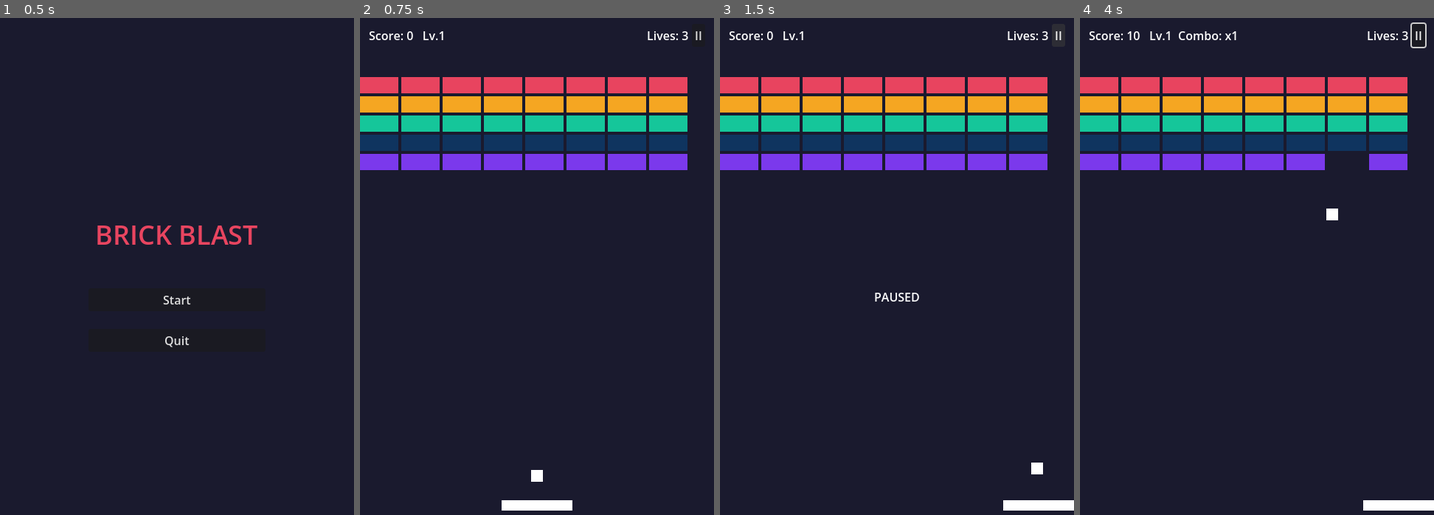
Above: before the commit, frames 1-4 (left to right).
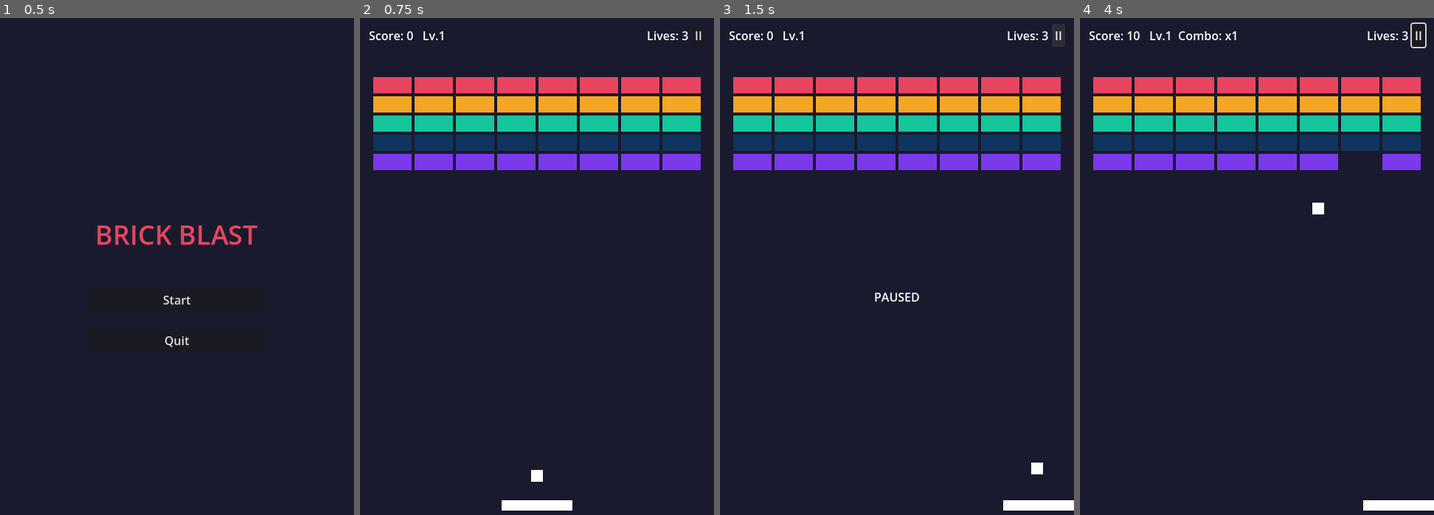
Above: after the commit, the same moments.

Repository: WSQS/brick-blast
Game: Godot game, scene res://scene/menu.tscn
The game is run twice, just before and just after one commit, with the same random seed, the same clock (stepped at 60 frames per second) and the same inputs.
Inputs (mouse positions are in pixels of both pictures, inside the frame that each line leads up to):
- Up to frame 1 (0.5 s): no input
- Up to frame 2 (0.75 s): click "Start" at 0.5 s
- Up to frame 3 (1.5 s): click "II" at 1.25 s
- Up to frame 4 (4 s): tap Enter (ui_accept) at 2, 2.27, 2.75 s; move the mouse to (1334, 256) at 2.02 s; hold Right (ui_right) 2.03-2.75 s; hold Shift 2.03-2.75 s; click (1334, 256) at 2.17 s; drag from (1186, 311) to (1239, 390) at 2.77 s; move the mouse to (1292, 167) at 3.52 s; hold Right (ui_right) from 3.53 s (still down); tap Ctrl at 3.6 s

Frame 1 is identical in both runs. In frame 2, 3.1% of the frame differs, in the area x 0-97%, y 11-31%; in frame 3, 3.1%; in frame 4, 3.4%, in the area x 0-97%, y 11-41%.

Commit message:
feat(layout): center ASCII brick grids with target_width

Diff:
--- a/levels/checker.tres
+++ b/levels/checker.tres
@@ -35,6 +35,7 @@
 cell_size = Vector2(52, 22)
 grid_origin = Vector2(0, 80)
 gap = 4.0
+target_width = 480.0
 
 [resource]
 script = ExtResource("1_level_data")
--- a/levels/diamond.tres
+++ b/levels/diamond.tres
@@ -35,6 +35,7 @@
 cell_size = Vector2(52, 22)
 grid_origin = Vector2(0, 80)
 gap = 4.0
+target_width = 480.0
 
 [resource]
 script = ExtResource("1_level_data")
--- a/levels/frame.tres
+++ b/levels/frame.tres
@@ -35,6 +35,7 @@
 cell_size = Vector2(52, 22)
 grid_origin = Vector2(0, 80)
 gap = 4.0
+target_width = 480.0
 
 [resource]
 script = ExtResource("1_level_data")
--- a/levels/full_grid.tres
+++ b/levels/full_grid.tres
@@ -35,6 +35,7 @@
 cell_size = Vector2(52, 22)
 grid_origin = Vector2(0, 80)
 gap = 4.0
+target_width = 480.0
 
 [resource]
 script = ExtResource("1_level_data")
--- a/levels/pillars.tres
+++ b/levels/pillars.tres
@@ -35,6 +35,7 @@
 cell_size = Vector2(52, 22)
 grid_origin = Vector2(0, 80)
 gap = 4.0
+target_width = 480.0
 
 [resource]
 script = ExtResource("1_level_data")
--- a/script/ascii_layout.gd
+++ b/script/ascii_layout.gd
@@ -12,9 +12,18 @@
 @export var cell_size: Vector2 = Vector2(52, 22)
 @export var grid_origin: Vector2 = Vector2(0, 80)
 @export var gap: float = 4.0
+@export var target_width: float = 0.0
 
 
 func build(specs: Dictionary) -> Array[Dictionary]:
+	var x_offset: float = 0.0
+	if target_width > 0:
+		var max_cols := 0
+		for row in rows:
+			max_cols = maxi(max_cols, row.length())
+		if max_cols > 0:
+			var grid_width := max_cols * cell_size.x + (max_cols - 1) * gap
+			x_offset = (target_width - grid_width) / 2.0
 	var result: Array[Dictionary] = []
 	for row_idx in rows.size():
 		var row: String = rows[row_idx]
@@ -24,13 +33,13 @@
 				continue
 			if not specs.has(ch):
 				continue
-			var polygon := _cell_polygon(col_idx, row_idx)
+			var polygon := _cell_polygon(col_idx, row_idx, x_offset)
 			result.append({"polygon": polygon, "spec": specs[ch]})
 	return result
 
 
-func _cell_polygon(col: int, row: int) -> PackedVector2Array:
-	var x: float = grid_origin.x + col * (cell_size.x + gap) + cell_size.x / 2.0
+func _cell_polygon(col: int, row: int, x_offset: float = 0.0) -> PackedVector2Array:
+	var x: float = grid_origin.x + x_offset + col * (cell_size.x + gap) + cell_size.x / 2.0
 	var y: float = grid_origin.y + row * (cell_size.y + gap) + cell_size.y / 2.0
 	var hx: float = cell_size.x / 2.0
 	var hy: float = cell_size.y / 2.0
--- a/test/unit/test_ascii_layout.gd
+++ b/test/unit/test_ascii_layout.gd
@@ -91,6 +91,71 @@
 	assert_eq(_polygon_centroid(p1).x, 20.0, "Second cell center x = 20 (gap applied)")
 
 
+func test_full_grid_bounding_box_reveals_right_gap() -> void:
+	var layout := AsciiLayout.new()
+	layout.rows = ["RRRRRRRR", "OOOOOOOO", "GGGGGGGG", "BBBBBBBB", "PPPPPPPP"]
+	layout.cell_size = Vector2(52, 22)
+	layout.grid_origin = Vector2(0, 80)
+	layout.gap = 4.0
+	# target_width not set → no centering, left-aligned
+	var specs := {
+		"R": _make_spec(Color.RED),
+		"O": _make_spec(Color.ORANGE),
+		"G": _make_spec(Color.GREEN),
+		"B": _make_spec(Color.BLUE),
+		"P": _make_spec(Color.PURPLE),
+	}
+	var result: Array = layout.build(specs)
+
+	var min_x := INF
+	var max_x := -INF
+	for entry: Dictionary in result:
+		var poly: PackedVector2Array = entry["polygon"]
+		for v: Vector2 in poly:
+			min_x = minf(min_x, v.x)
+			max_x = maxf(max_x, v.x)
+
+	var expected_width := 8 * 52.0 + 7 * 4.0  # 444
+	assert_almost_eq(max_x - min_x, expected_width, 0.01, "8 columns: total width = 444")
+	assert_eq(min_x, 0.0, "Grid starts at x=0 (left-aligned)")
+	assert_almost_eq(max_x, 444.0, 0.01, "Grid ends at x=444")
+	# Viewport is 480 wide → 36px empty gap on the right
+	assert_lt(max_x, 480.0, "Bricks do NOT span full viewport width (480)")
+	assert_almost_eq(480.0 - max_x, 36.0, 0.01, "Right gap = 36px")
+
+
+func test_target_width_centers_grid() -> void:
+	var layout := AsciiLayout.new()
+	layout.rows = ["RRRRRRRR", "OOOOOOOO", "GGGGGGGG", "BBBBBBBB", "PPPPPPPP"]
+	layout.cell_size = Vector2(52, 22)
+	layout.grid_origin = Vector2(0, 80)
+	layout.gap = 4.0
+	layout.target_width = 480.0
+	var specs := {
+		"R": _make_spec(Color.RED),
+		"O": _make_spec(Color.ORANGE),
+		"G": _make_spec(Color.GREEN),
+		"B": _make_spec(Color.BLUE),
+		"P": _make_spec(Color.PURPLE),
+	}
+	var result: Array = layout.build(specs)
+
+	var min_x := INF
+	var max_x := -INF
+	for entry: Dictionary in result:
+		var poly: PackedVector2Array = entry["polygon"]
+		for v: Vector2 in poly:
+			min_x = minf(min_x, v.x)
+			max_x = maxf(max_x, v.x)
+
+	var expected_width := 8 * 52.0 + 7 * 4.0  # 444
+	var expected_padding := (480.0 - expected_width) / 2.0  # 18
+	assert_almost_eq(max_x - min_x, expected_width, 0.01, "Grid width still 444")
+	assert_almost_eq(min_x, expected_padding, 0.01, "Left padding = 18px")
+	assert_almost_eq(max_x, 480.0 - expected_padding, 0.01, "Right padding = 18px")
+	assert_almost_eq(min_x, 480.0 - max_x, 0.01, "Symmetric: left padding == right padding")
+
+
 func _polygon_centroid(polygon: PackedVector2Array) -> Vector2:
 	var sum := Vector2.ZERO
 	for v in polygon:
